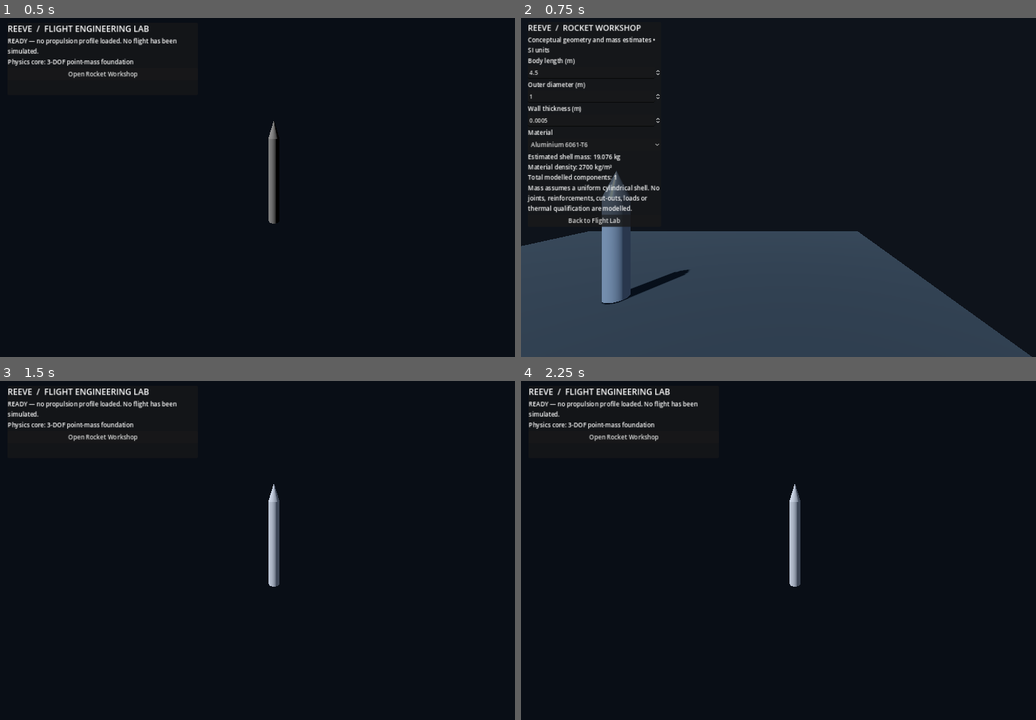
Above: before the commit, frames 1-4 (two rows, left to right).
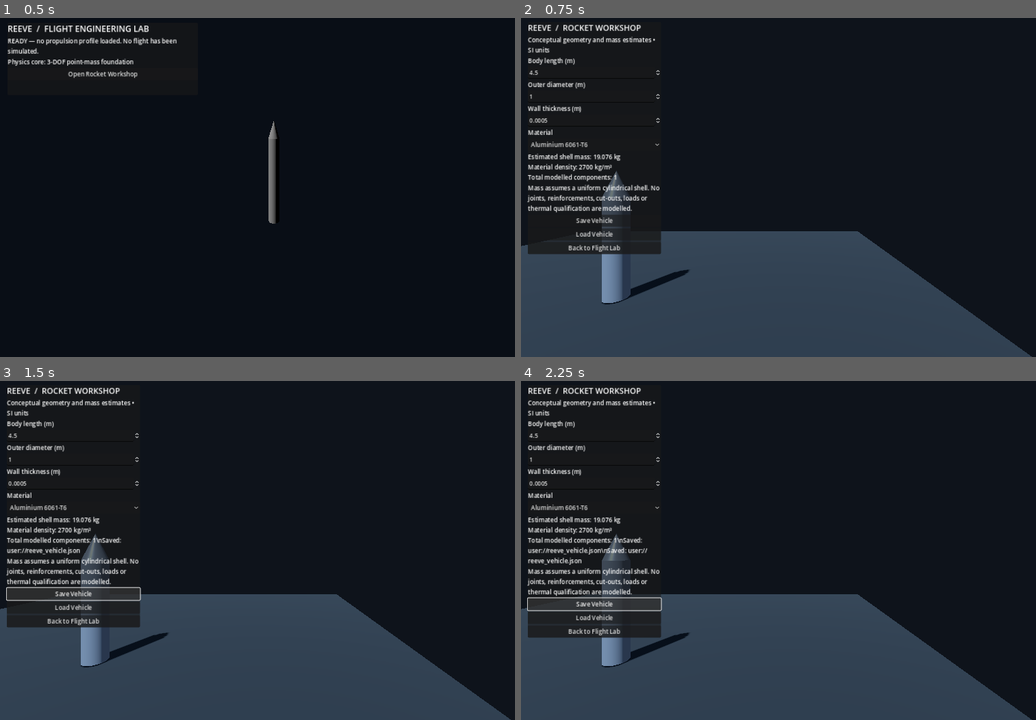
Above: after the commit, the same moments.

Repository: Inflare12/Reeve
Game: Godot game, scene res://scenes/main/main.tscn
Two runs of this game, one before a commit and one after it. Both use one fixed random seed, a clock stepped at 60 frames per second and the inputs below.
Inputs (mouse positions are in pixels of both pictures, inside the frame that each line leads up to):
- Up to frame 1 (0.5 s): no input
- Up to frame 2 (0.75 s): click "Open Rocket Workshop" at 0.5 s
- Up to frame 3 (1.5 s): click (72, 584) at 1.25 s, where only the run after the commit has a clickable "Save Vehicle"
- Up to frame 4 (2.25 s): click (593, 594) at 2 s, where only the run after the commit has a clickable "Save Vehicle"

Frame 1 is identical in both runs. In frame 2, 1.7% of the frame differs, in the area x 1-28%, y 58-70%; in frame 3, 34%, in the area x 0-100%, y 2-100%; in frame 4, 34%.

Commit message:
Add vehicle configuration save and load controls

Diff:
--- a/scripts/workshop/workshop_scene.gd
+++ b/scripts/workshop/workshop_scene.gd
@@ -93,6 +93,16 @@
 	disclaimer.text = "Mass assumes a uniform cylindrical shell. No joints, reinforcements, cut-outs, loads or thermal qualification are modelled."
 	disclaimer.autowrap_mode = TextServer.AUTOWRAP_WORD_SMART
 	column.add_child(disclaimer)
+
+	var save_button := Button.new()
+	save_button.text = "Save Vehicle"
+	save_button.pressed.connect(_save_configuration)
+	column.add_child(save_button)
+
+	var load_button := Button.new()
+	load_button.text = "Load Vehicle"
+	load_button.pressed.connect(_load_configuration)
+	column.add_child(load_button)
 
 	var return_button := Button.new()
 	return_button.text = "Back to Flight Lab"
@@ -174,3 +184,33 @@
 	nose.position.y = body_length.value + radius * 1.2
 	nose.material_override = shell_material
 	rocket_visual.add_child(nose)
+
+func _save_configuration() -> void:
+	var save_error := configuration.save_to_file("user://reeve_vehicle.json")
+	if save_error == OK:
+		mass_label.text += "\\nSaved: user://reeve_vehicle.json"
+	else:
+		mass_label.text += "\\nSave failed: %s" % error_string(save_error)
+
+func _load_configuration() -> void:
+	var loaded := ReeveRocketConfiguration.new()
+	var load_error := loaded.load_from_file("user://reeve_vehicle.json")
+	if load_error != OK:
+		mass_label.text += "\\nLoad failed: %s" % error_string(load_error)
+		return
+	if loaded.components.is_empty():
+		mass_label.text += "\\nConfiguration contains no components."
+		return
+	var component: ReeveRocketComponent = loaded.components[0]
+	if component.geometry_type != "cylinder_shell":
+		mass_label.text += "\\nFirst component is not a supported fuselage shell."
+		return
+	body_length.value = float(component.dimensions_m.get("length", body_length.value))
+	body_diameter.value = float(component.dimensions_m.get("outer_radius", body_diameter.value * 0.5)) * 2.0
+	wall_thickness.value = float(component.dimensions_m.get("wall_thickness", wall_thickness.value))
+	for index in range(material_select.item_count):
+		if str(material_select.get_item_metadata(index)) == component.material_id:
+			material_select.select(index)
+			break
+	configuration = loaded
+	_update_model()
